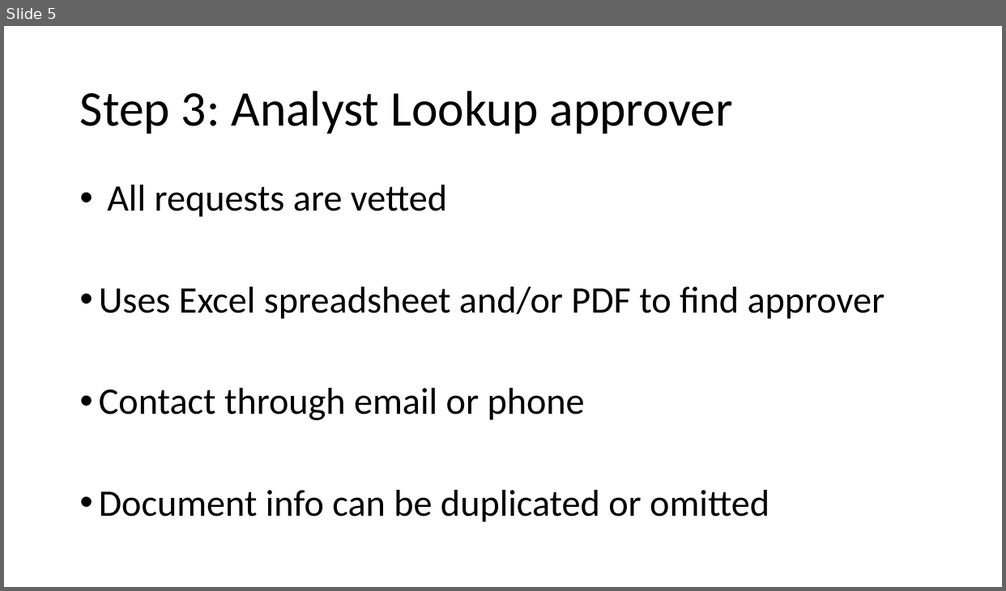
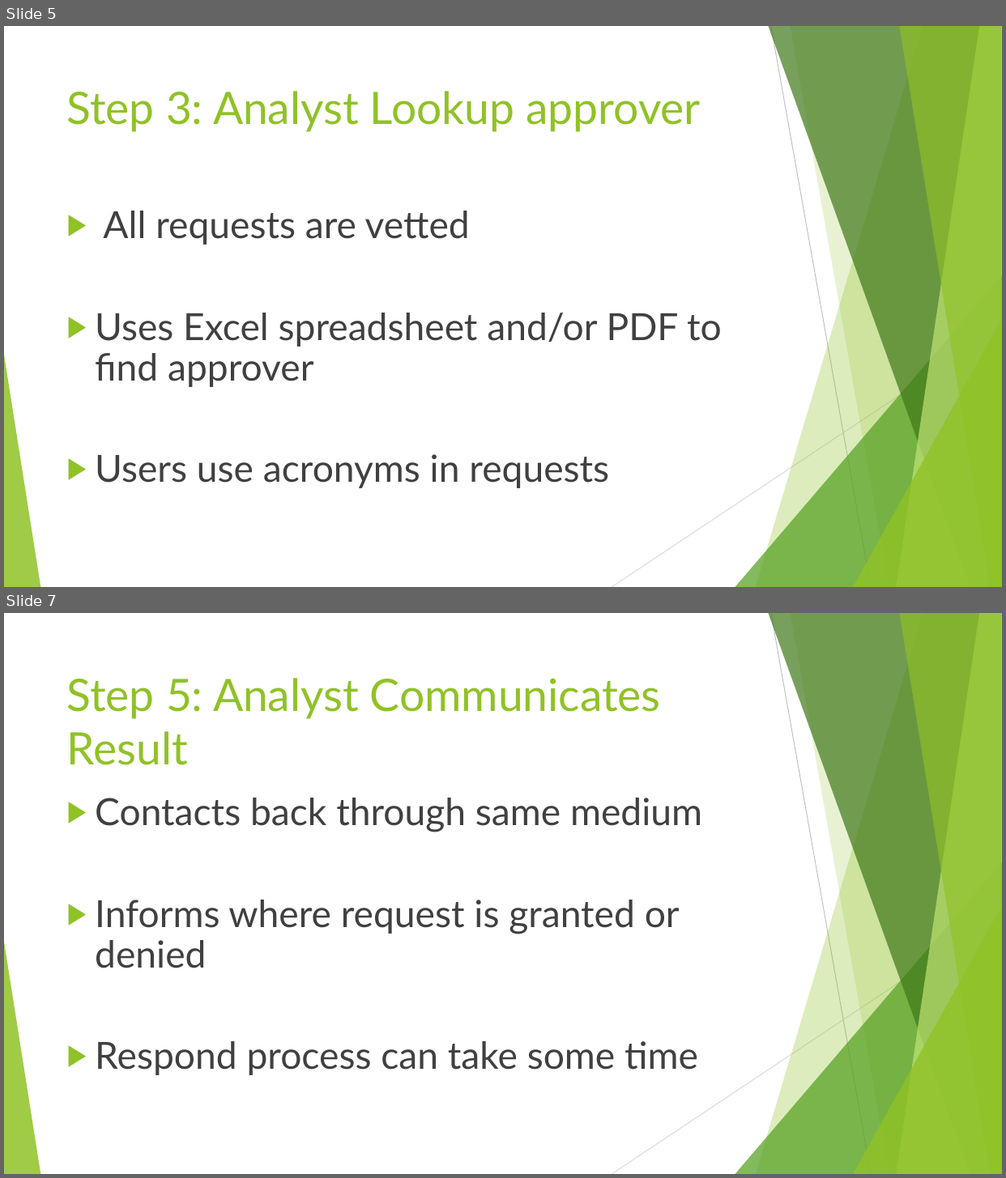
Before and after one commit to Konnie789/ENSE-470, a slide deck: Milestone 1/Milestone-1.ppt. Shown one above the other, each under a label of ours: slide 5 before the commit, slides 5 and 7 after it; the slides between them are not shown. The pictures are 1006x591 and 1006x1178 pixels, drawn with LibreOffice and Linux fonts; fonts in the diff are those of the drawing. Boxes give left, top, right and bottom in pixels: in the first picture for what was removed or moved away, otherwise in the second. Text is boxed around its words. In the diff, an @@ line names an element or a change of style, - is before the commit and + after.

```diff
--- a/Milestone 1/Milestone-1.ppt
+++ b/Milestone 1/Milestone-1.ppt
@@ slide 7 added at [4,613,1002,1174], background #FFFFFF; not listed: 10 template elements that a slide beside it also shows @@
@@ title added at [67,678,661,765], 43 pt, text #90C226 @@
+Step 5: Analyst Communicates Result
@@ text added at [95,798,702,1076], 36 pt, text #404040 @@
+▶ Contacts back through same medium
+▶ Informs where request is granted or denied
+▶ Respond process can take some time
@@ slide 5 changed as well @@
@@ title "Step 3: Analyst Lookup approver": place and size @@
-title "Step 3: Analyst Lookup approver" at [80,91,733,134]
+title "Step 3: Analyst Lookup approver" at [67,91,701,132]
@@ title "Step 3: Analyst Lookup approver" at [67,91,701,132]: size 48 to 43 pt, font Calibri to Lato, text colour #000000 to #90C226; line spacing 0.9 to 1; vertical alignment middle to top @@
@@ text "All requests are vetted": place and size @@
-text "All requests are vetted" at [99,185,885,523]
+text "All requests are vetted" at [95,211,722,489]
@@ text at [95,211,722,387]: font Calibri to Lato, text colour #000000 to #404040 in "All requests are vetted", "Uses Excel spreadsheet and/or PDF to find ..."; bullet • to ▶; bullet colour #000000 to #90C226 @@
@@ group added at [4,26,1001,587]: 5 freeform shapes, 3 triangles, 2 lines @@
@@ text at [95,454,609,489]: text changed; font Calibri to Lato; text colour #000000 to #404040 @@
-• Contact through email or phone
-• Document info can be duplicated or omitted
+▶ Users use acronyms in requests
```
Also in this commit, not shown: 5 other slides changed, 1 other slide added, 1 slide removed.
